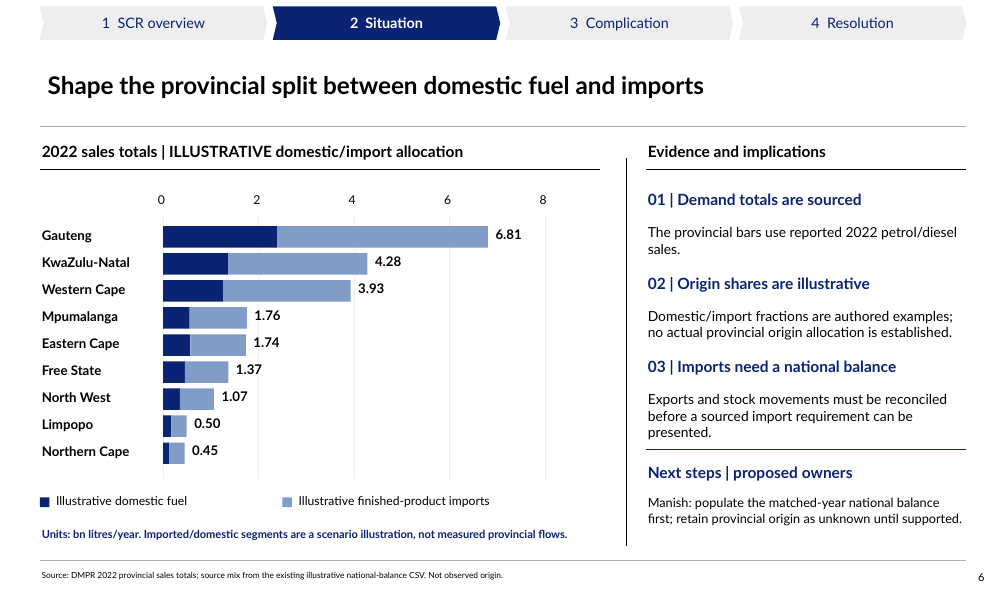
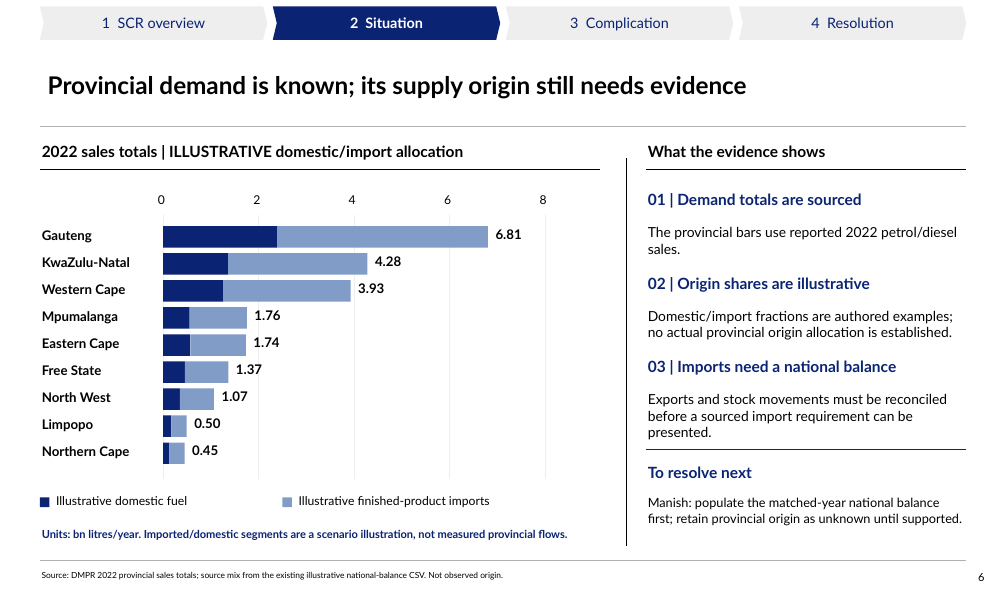
Before and after one commit to Africa-International-Advisors/liquid_fuels_model, a slide deck: slide 6 of pptx/output/delivered/Vopak_Week1_Analytical_Pack_2026_10_06.pptx. Drawn at 1008x597 pixels with LibreOffice and Linux fonts; fonts in the diff are those of the drawing; background and template pictures are left out. Boxes give left, top, right and bottom in pixels: in the first picture for what was removed or moved away, otherwise in the second. Text is boxed around its words. In the diff, an @@ line names an element or a change of style, - is before the commit and + after.

```diff
--- a/pptx/output/delivered/Vopak_Week1_Analytical_Pack_2026_10_06.pptx
+++ b/pptx/output/delivered/Vopak_Week1_Analytical_Pack_2026_10_06.pptx
@@ title at <box>48,76,746,99</box>: text changed @@
-Shape the provincial split between domestic fuel and imports
+Provincial demand is known; its supply origin still needs evidence
@@ text at <box>648,145,825,157</box>: text changed @@
-Evidence and implications
+What the evidence shows
@@ text at <box>648,466,752,478</box>: text changed @@
-Next steps | proposed owners
+To resolve next
```
Also in this commit, not shown: 13 other slides changed, 6 other files.
